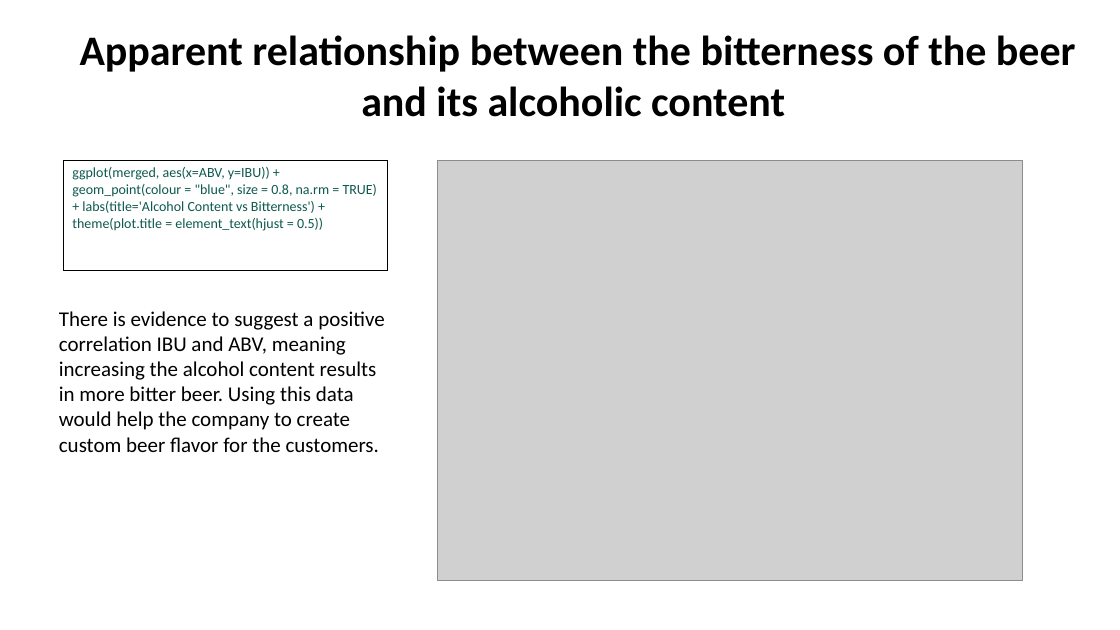
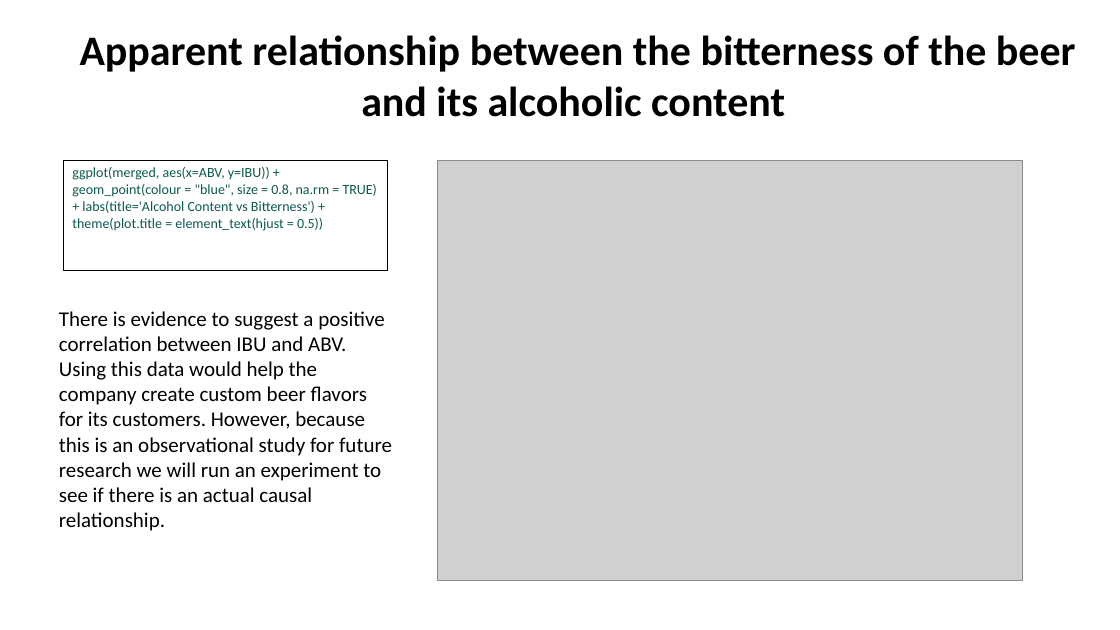
Before and after one commit to sfogelm/SMUDataScienceCapstone1, a slide deck: slide 12 of CaseStudy.pptx. Drawn at 1120x630 pixels with LibreOffice and Linux fonts; fonts in the diff are those of the drawing; grey boxes stand for pictures. Boxes give left, top, right and bottom in pixels: in the first picture for what was removed or moved away, otherwise in the second. Text is boxed around its words. In the diff, an @@ line names an element or a change of style, - is before the commit and + after.

```diff
--- a/CaseStudy.pptx
+++ b/CaseStudy.pptx
@@ text at [59,311,392,531]: text changed @@
-There is evidence to suggest a positive correlation IBU and ABV, meaning increasing the alcohol content results in more bitter beer. Using this data would help the company to create custom beer flavor for the customers.
+There is evidence to suggest a positive correlation between IBU and ABV. Using this data would help the company create custom beer flavors for its customers. However, because this is an observational study for future research we will run an experiment to see if there is an actual causal relationship.
```
Also in this commit, not shown: 8 other slides changed.
